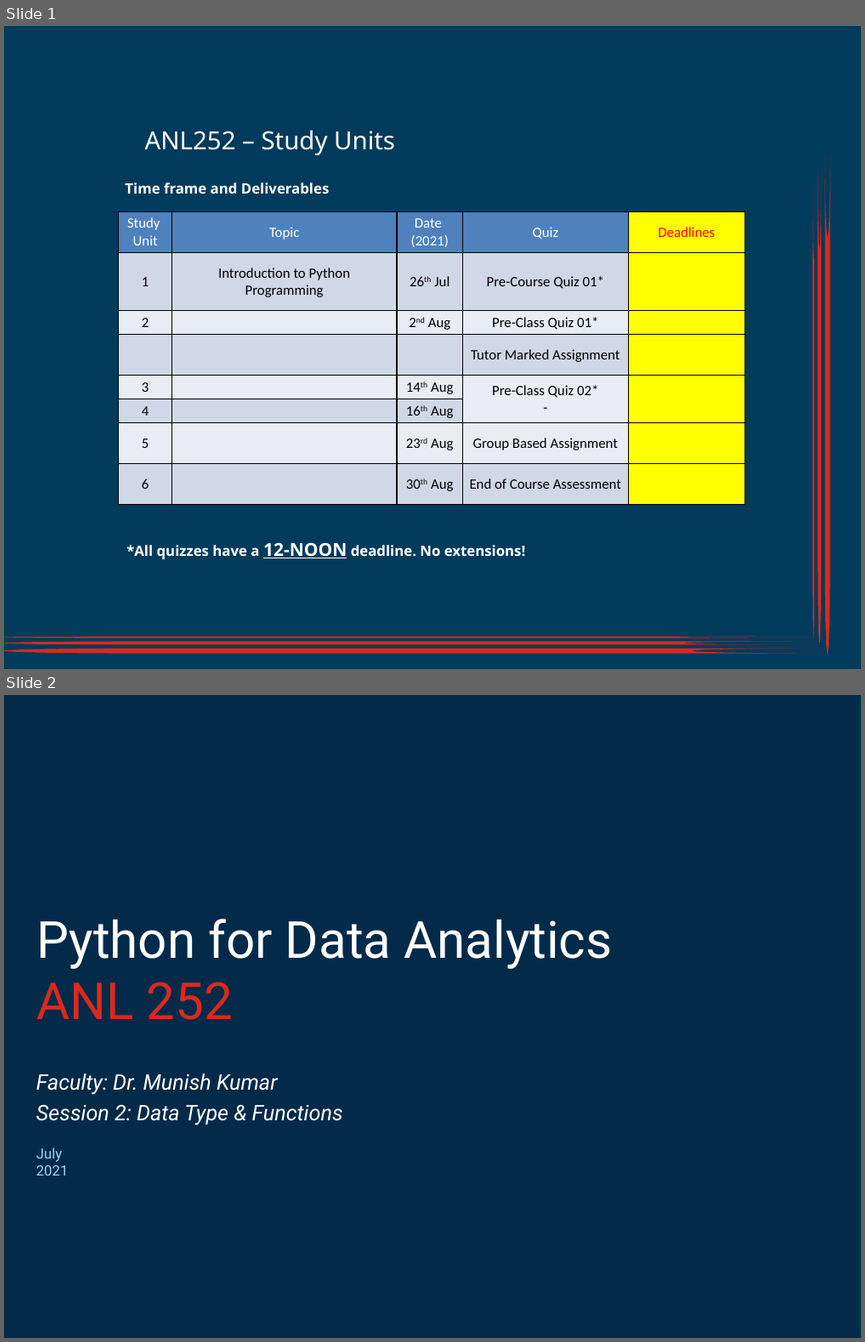
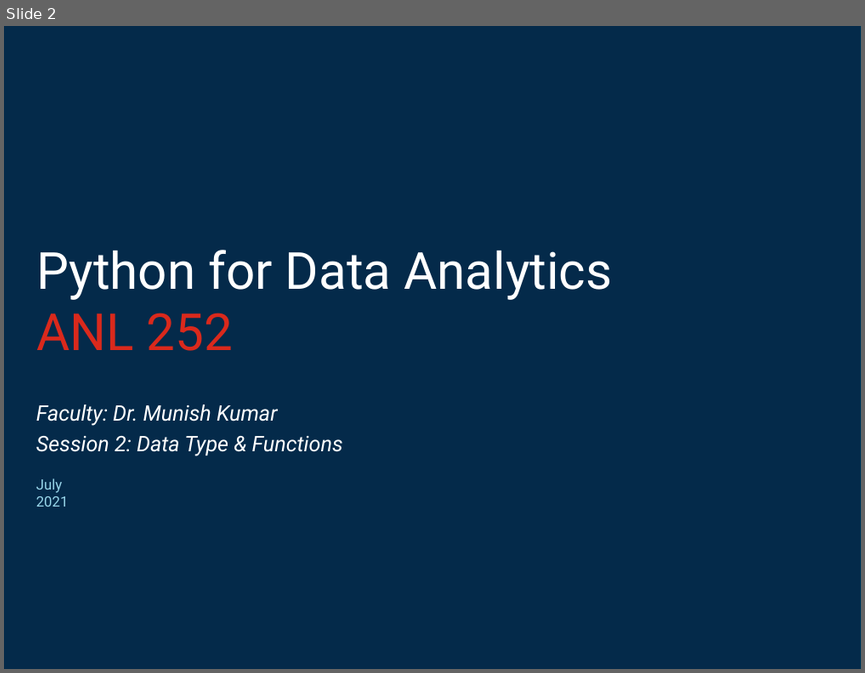
Before and after one commit to munishkumar-gh/munishkumar-gh.github.io, a slide deck: SuSS/ANL252_Python_4_Biz/3_Lecturer/Lecture_2/ANL252_SU2_Jul2021 (MK edits).pptx. Shown one above the other, each under a label of ours: slides 1 and 2 before the commit, slide 2 after it. The pictures are 865x1342 and 865x673 pixels, drawn with LibreOffice and Linux fonts; fonts in the diff are those of the drawing; background and template pictures are left out. Boxes give left, top, right and bottom in pixels: in the first picture for what was removed or moved away, otherwise in the second. Text is boxed around its words. In the diff, an @@ line names an element or a change of style, - is before the commit and + after.

```diff
--- a/SuSS/ANL252_Python_4_Biz/3_Lecturer/Lecture_2/ANL252_SU2_Jul2021 (MK edits).pptx
+++ b/SuSS/ANL252_Python_4_Biz/3_Lecturer/Lecture_2/ANL252_SU2_Jul2021 (MK edits).pptx
@@ slide 1 removed at (x1=4, y1=26, x2=861, y2=669), background #FFFFFF @@
@@ rectangle removed at (x1=4, y1=26, x2=861, y2=669) @@
@@ title removed at (x1=145, y1=130, x2=395, y2=155) @@
-ANL252 – Study Units
@@ flow chart online storage removed at (x1=817, y1=169, x2=821, y2=644) @@
@@ flow chart online storage removed at (x1=824, y1=154, x2=829, y2=652) @@
@@ text removed at (x1=125, y1=182, x2=329, y2=193) @@
-Time frame and Deliverables
@@ flow chart online storage removed at (x1=813, y1=185, x2=815, y2=638) @@
@@ table removed at (x1=119, y1=211, x2=744, y2=502), 8 rows, 5 columns @@
-Study / Unit | Topic | Date / (2021) | Quiz | Deadlines
-1 | Introduction to Python Programming | 26th Jul | Pre-Course Quiz 01* | 
-2 |  | 2nd Aug | Pre-Class Quiz 01* | 
- |  |  | Tutor Marked Assignment | 
-3 |  | 14th Aug | Pre-Class Quiz 02* / - | 
-4 |  | 16th Aug |  | 
-5 |  | 23rd Aug | Group Based Assignment | 
-6 |  | 30th Aug | End of Course Assessment | 
@@ text removed at (x1=126, y1=542, x2=526, y2=559) @@
-*All quizzes have a 12-NOON deadline. No extensions!
@@ flow chart online storage removed at (x1=4, y1=636, x2=814, y2=638) @@
@@ flow chart online storage removed at (x1=4, y1=641, x2=821, y2=645) @@
@@ flow chart online storage removed at (x1=4, y1=648, x2=830, y2=653) @@
```
Also in this commit, not shown: 1 slide added, 4 other files.
